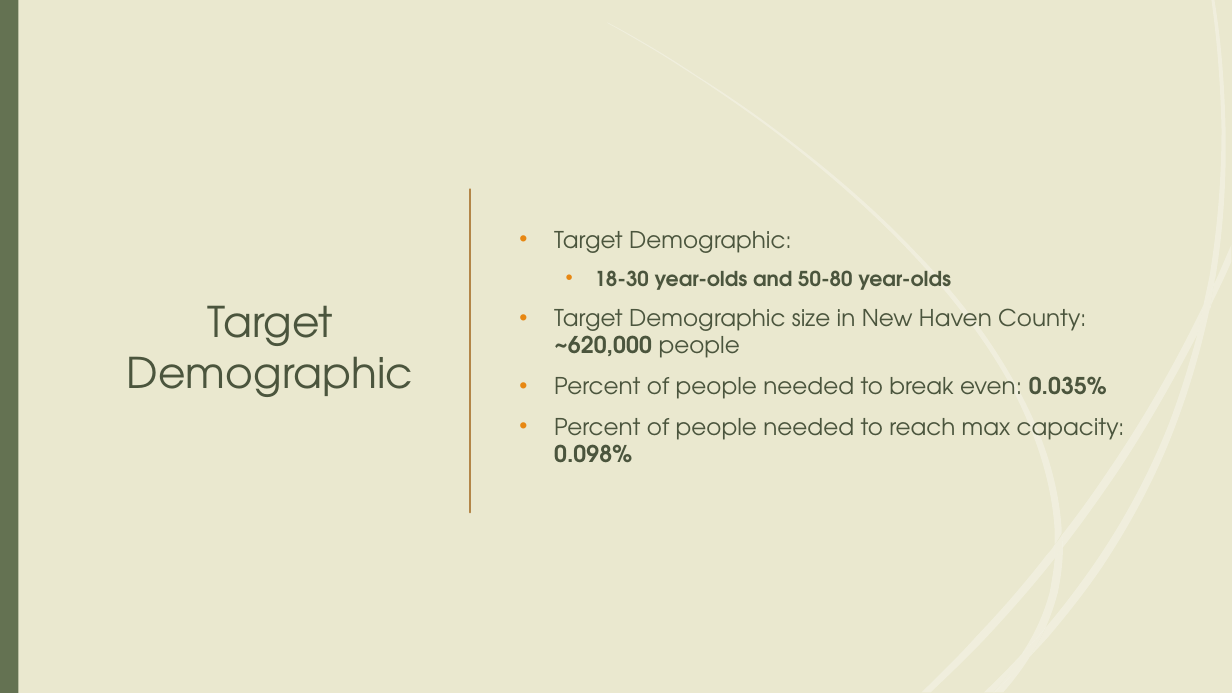
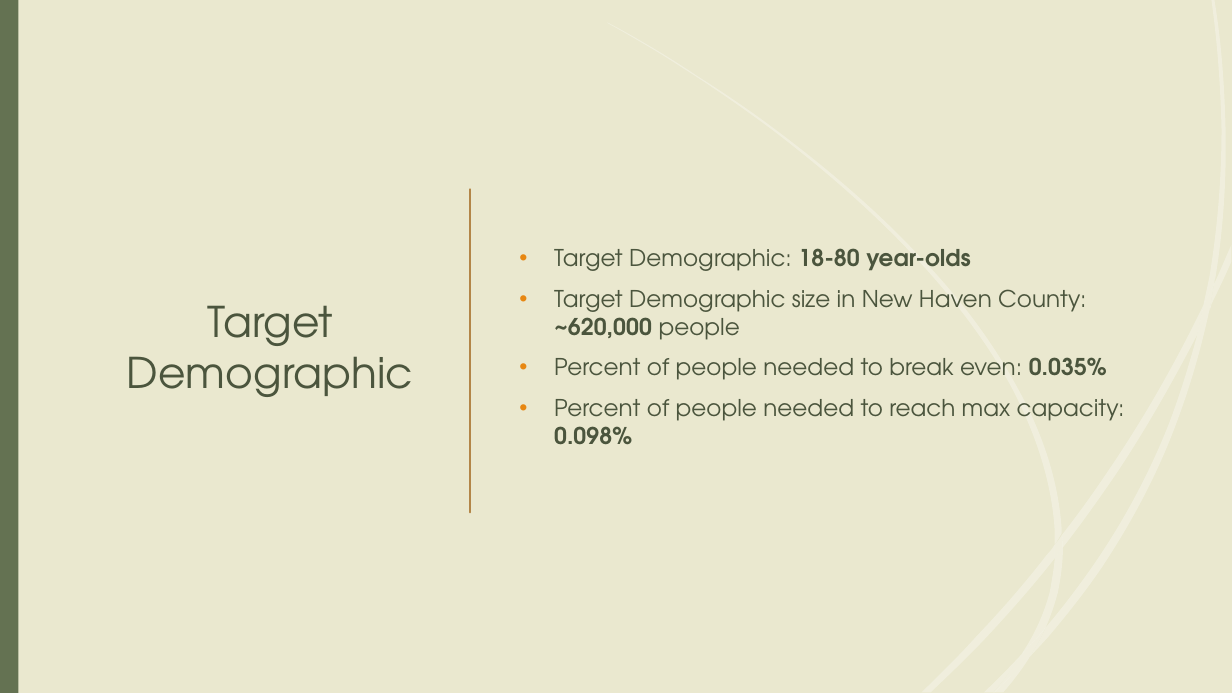
Before and after one commit to tieje/dogen, a slide deck: slide 18 of Presentation/SocialHub_FrancisT_06_23_2020.pptx. Drawn at 1232x693 pixels with LibreOffice and Linux fonts; fonts in the diff are those of the drawing. Boxes give left, top, right and bottom in pixels: in the first picture for what was removed or moved away, otherwise in the second. Text is boxed around its words. In the diff, an @@ line names an element or a change of style, - is before the commit and + after.

```diff
--- a/Presentation/SocialHub_FrancisT_06_23_2020.pptx
+++ b/Presentation/SocialHub_FrancisT_06_23_2020.pptx
@@ text at <box>554,248,971,271</box>: text changed; size 16 to 18 pt; bold off @@
-• Target Demographic:
-  • 18-30 year-olds and 50-80 year-olds
+• Target Demographic: 18-80 year-olds
```
Also in this commit, not shown: 2 other slides changed, 4 other files.
